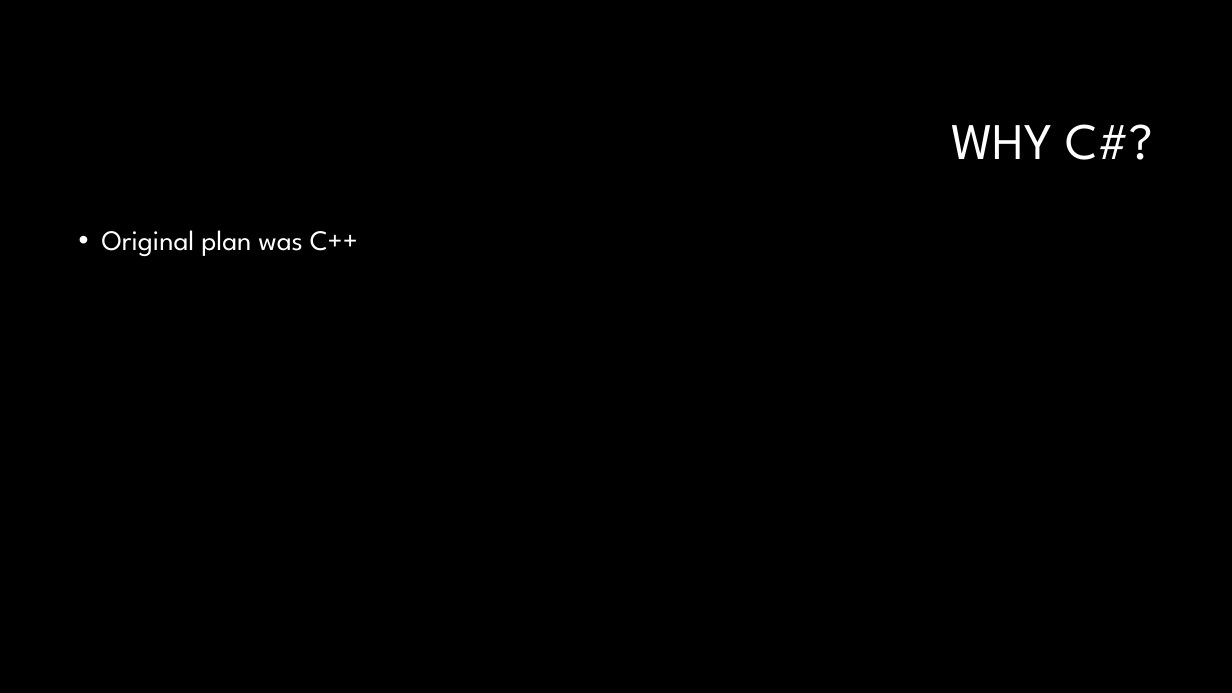
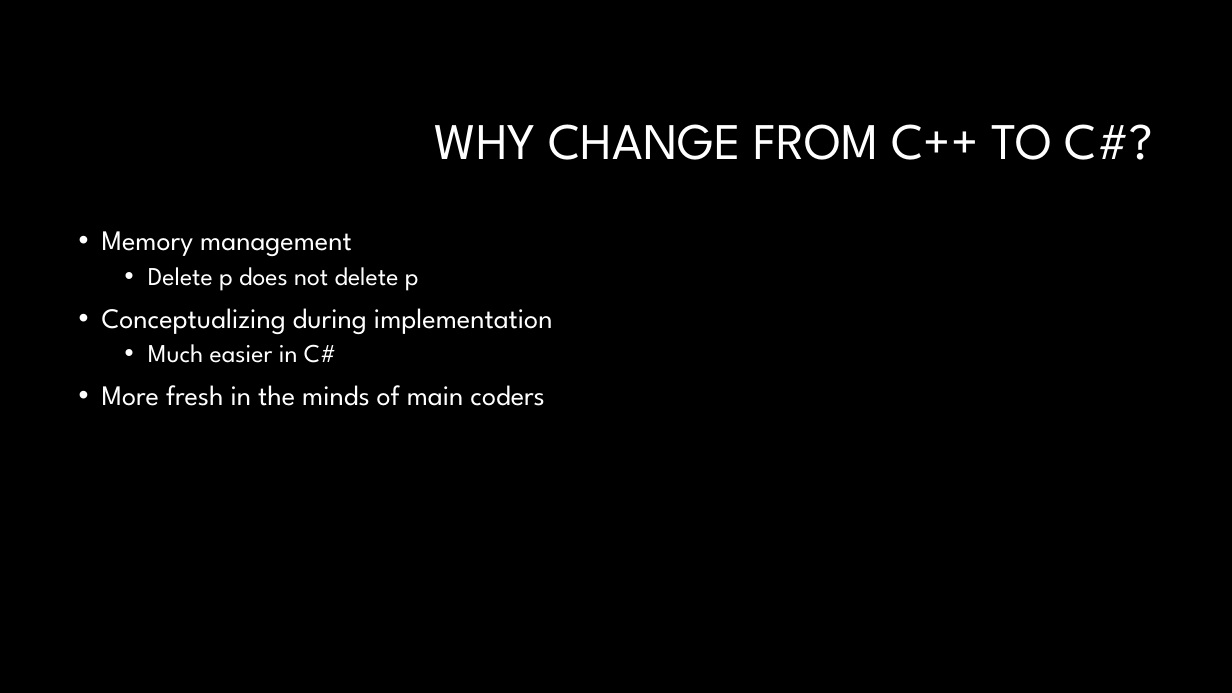
Before and after one commit to felerskih/SWAG, a slide deck: slide 8 of OOAD/Casino Management System.pptx. Drawn at 1232x693 pixels with LibreOffice and Linux fonts; fonts in the diff are those of the drawing; background and template pictures are left out. Boxes give left, top, right and bottom in pixels: in the first picture for what was removed or moved away, otherwise in the second. Text is boxed around its words. In the diff, an @@ line names an element or a change of style, - is before the commit and + after.

Commit message:
Added more to "Reason for switching to C#" slide.

```diff
--- a/OOAD/Casino Management System.pptx
+++ b/OOAD/Casino Management System.pptx
@@ title at (434,124,1153,160): text changed @@
-WHY C#?
+WHY CHANGE FROM C++ TO C#?
@@ text at (102,231,553,406): text changed @@
-• Original plan was C++
+• Memory management
+  • Delete p does not delete p
+• Conceptualizing during implementation
+  • Much easier in C#
+• More fresh in the minds of main coders
```
